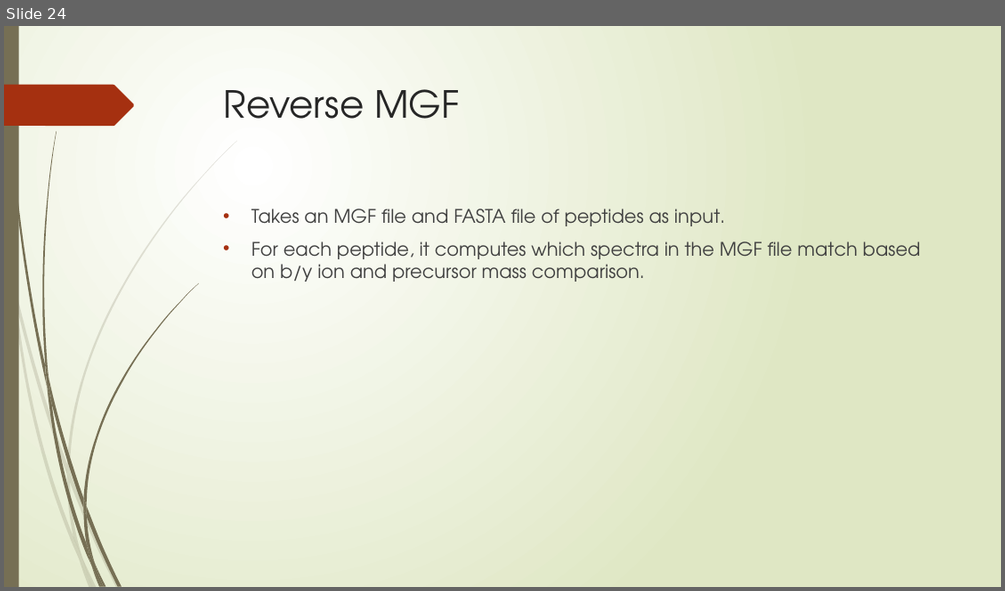
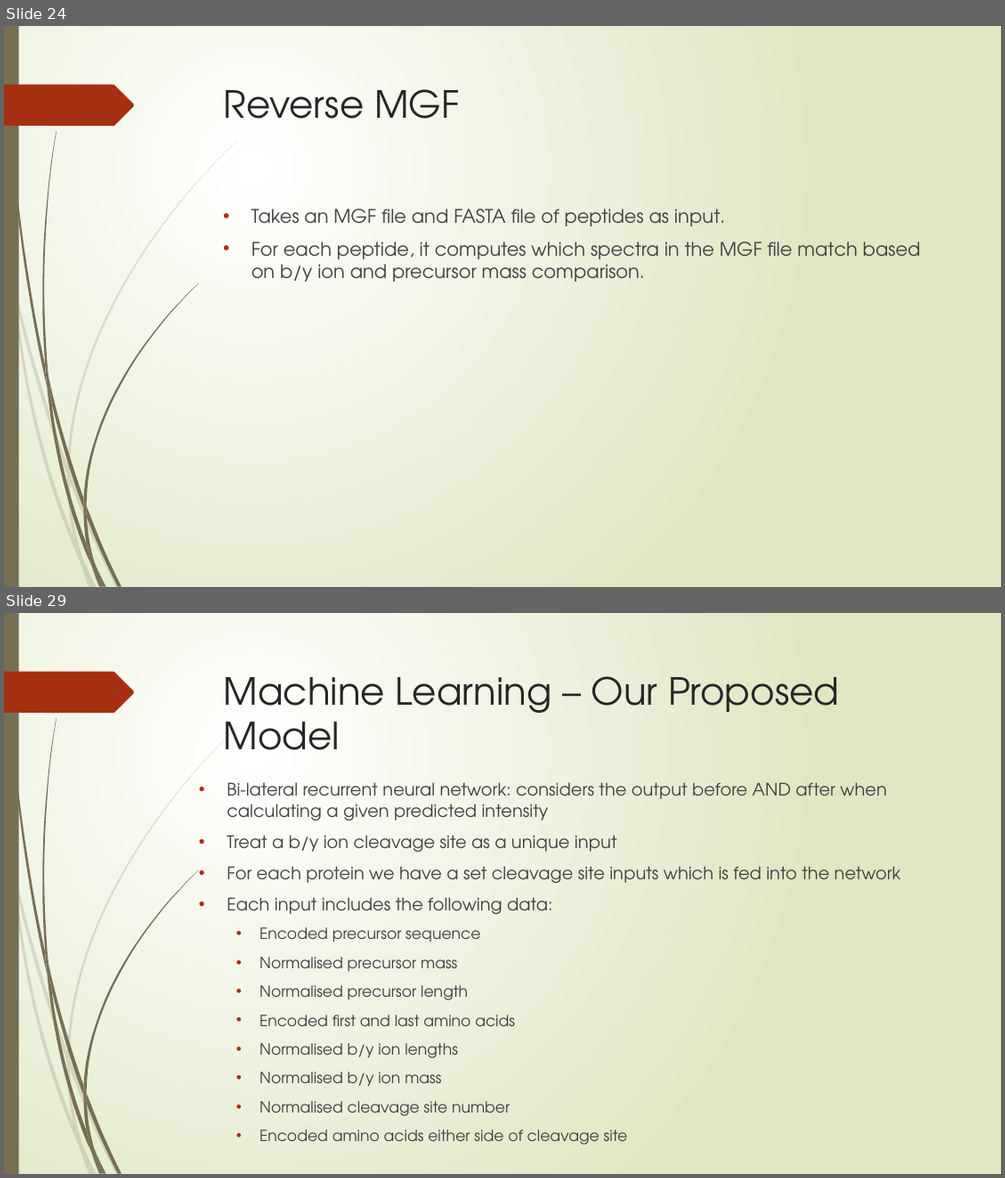
Before and after one commit to nhcha6/MersProject, a slide deck: SecondLabPresentation.pptx. Shown one above the other, each under a label of ours: slide 24 before the commit, slides 24 and 29 after it; the slides between them are not shown. The pictures are 1005x591 and 1005x1178 pixels, drawn with LibreOffice and Linux fonts; fonts in the diff are those of the drawing. Boxes give left, top, right and bottom in pixels: in the first picture for what was removed or moved away, otherwise in the second. Text is boxed around its words. In the diff, an @@ line names an element or a change of style, - is before the commit and + after.

```diff
--- a/SecondLabPresentation.pptx
+++ b/SecondLabPresentation.pptx
@@ slide 29 added at (x1=4, y1=613, x2=1001, y2=1174), background gradient #FFFFFF to #DFE8C4; not listed: 24 template elements that a slide beside it also shows @@
@@ title added at (x1=224, y1=676, x2=839, y2=750), 36 pt, text #262626 @@
+Machine Learning – Our Proposed Model
@@ text added at (x1=226, y1=782, x2=901, y2=1144), 16.6 pt, text #404040 @@
+• Bi-lateral recurrent neural network: considers the output before AND after when calculating a given predicted intensity
+• Treat a b/y ion cleavage site as a unique input
+• For each protein we have a set cleavage site inputs which is fed into the network
+• Each input includes the following data:
+  • Encoded precursor sequence
+  • Normalised precursor mass
+  • Normalised precursor length
+  • Encoded first and last amino acids
+  • Normalised b/y ion lengths
+  • Normalised b/y ion mass
+  • Normalised cleavage site number
+  • Encoded amino acids either side of cleavage site
```
Also in this commit, not shown: 5 slides changed, 4 other slides added, 1 slide removed.
